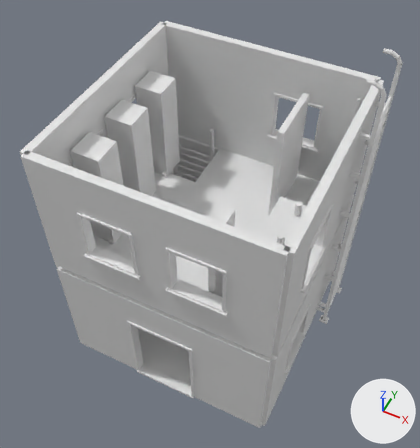
The OBJ model verdant-exchange-r1/Assets/signal-analysis-laboratory-state-2.obj as it was, and as the next commit left it.
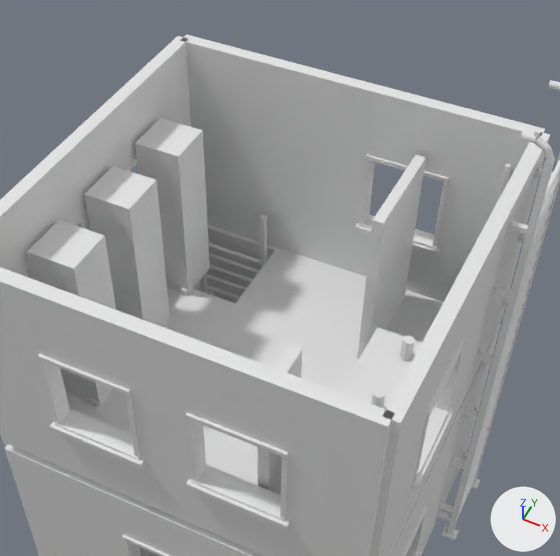
Old and new are each drawn whole from a camera (50 mm lens) standing at (3.92, -7.99, 13.33) and looking at (0.03, -0.22, 3.62) and again close up on the part from 13% to 93% of the width and 0% to 74% of the height. Arrows for +X, +Y and +Z are at lower right; the lights stay in place. The last two pictures show the newer version. Where no turn or scale is listed for an object, it has been applied to the vertices.

The older version as bpy lines, for what is in view:
```python
me_signal_analysis_laboratory_state_2 = bpy.data.meshes.new('signal-analysis-laboratory-state-2')
me_signal_analysis_laboratory_state_2.from_pydata(...)  # 4400 vertices, 7656 faces; spans x -2.67..2.96, y -2.67..2.67, z 0.0..7.5
ob_signal_analysis_laboratory_state_2 = bpy.data.objects.new('signal-analysis-laboratory-state-2', me_signal_analysis_laboratory_state_2)
ob_signal_analysis_laboratory_state_2.location = (0.0, 0.0, 0.0)
```
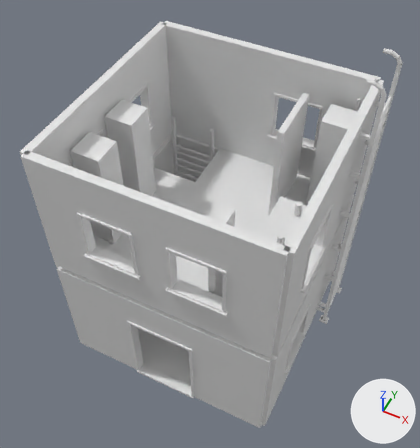
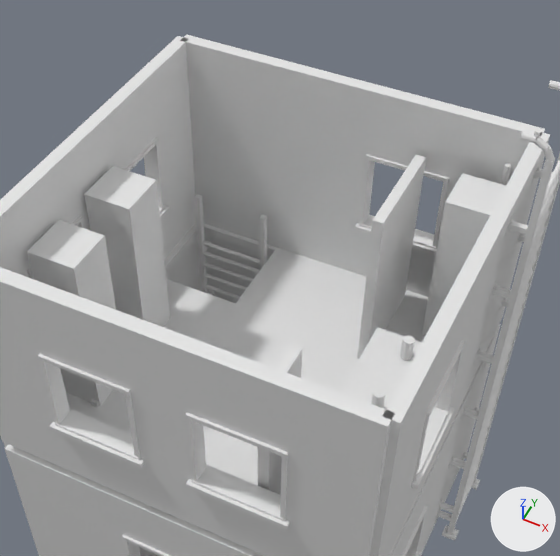
Diff of the bpy script that builds the scene:
```diff
--- a/verdant-exchange-r1/Assets/signal-analysis-laboratory-state-2.obj.py
+++ b/verdant-exchange-r1/Assets/signal-analysis-laboratory-state-2.obj.py
@@ me_signal_analysis_laboratory_state_2 @@
 me_signal_analysis_laboratory_state_2.from_pydata(...)  # 4400 vertices, 7656 faces; spans x -2.67..2.96, y -2.67..2.67, z 0.0..7.5
 # used by ob_signal_analysis_laboratory_state_2; location = (0.0, 0.0, 0.0)
+# me_signal_analysis_laboratory_state_2 part 1: the loose piece of 12 vertices spanning x -2.35..-1.7, y 0.88..1.53, z 3.4..5.85 is moved by (4.04, 0.65, 0.0)
+# me_signal_analysis_laboratory_state_2 part 2: the loose piece of 8 vertices spanning x -1.8..-1.72, y 0.84..1.57, z 3.4..3.5 is moved by (4.04, 0.65, 0.0)
```

What differs and where, as boxes [x1, y1, x2, y2] in the close-ups (560 x 556 px; the box of a moved part takes in the faces that stretch with it):
part 1 of me_signal_analysis_laboratory_state_2, moved or reshaped: before [135, 118, 210, 295]; after [421, 173, 506, 340]
part 2 of me_signal_analysis_laboratory_state_2, moved or reshaped (not visible afterwards): before [181, 261, 210, 296]
